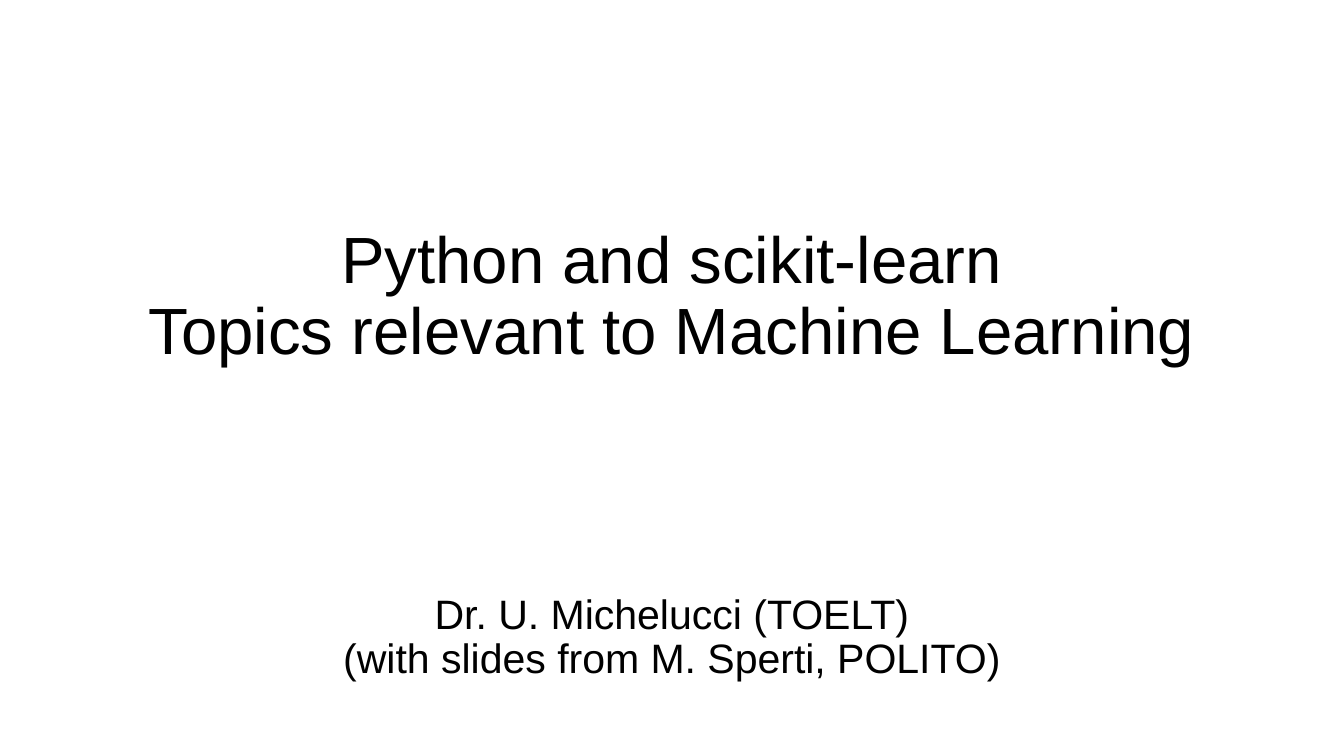
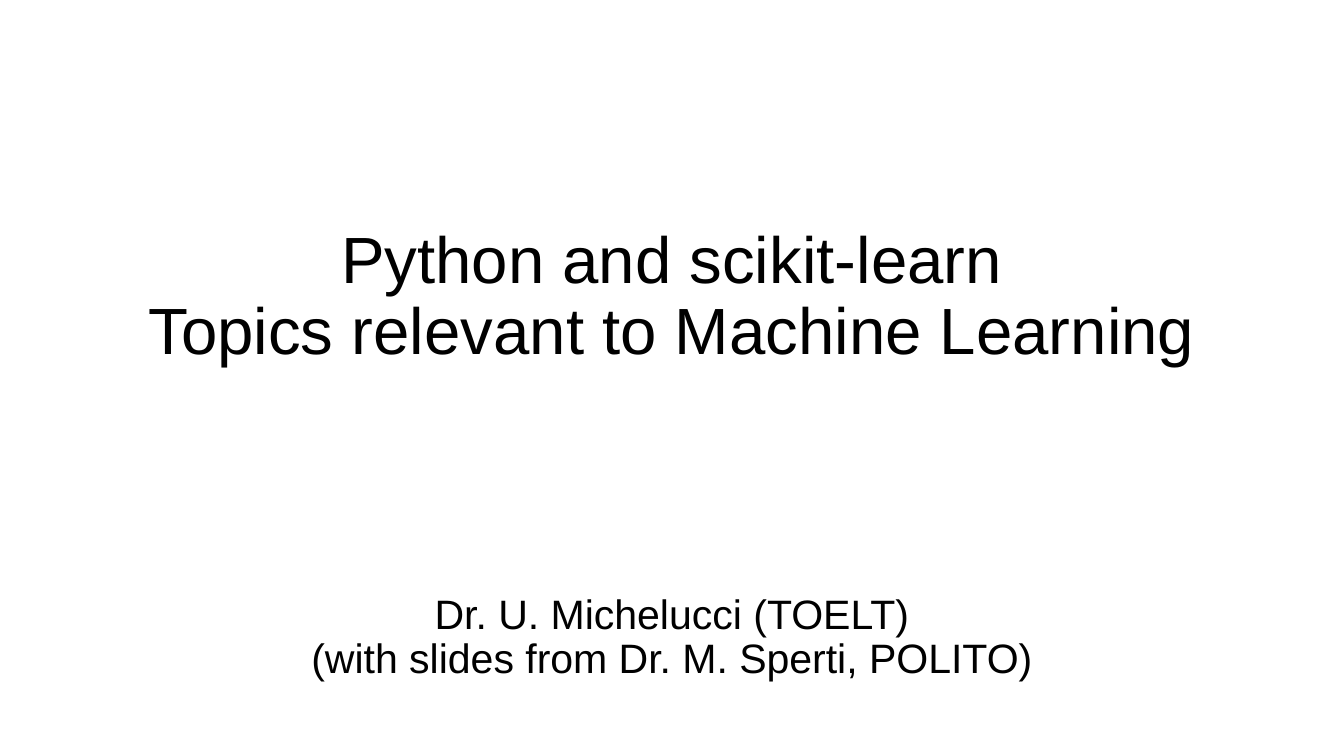
Before and after one commit to toelt-llc/Summer-lectures-unipa-toelt, a slide deck: slide 1 of Presentations/10 - Introduction Python and Scikit-learn.pptx. Drawn at 1344x756 pixels with LibreOffice and Linux fonts; fonts in the diff are those of the drawing. Boxes give left, top, right and bottom in pixels: in the first picture for what was removed or moved away, otherwise in the second. Text is boxed around its words. In the diff, an @@ line names an element or a change of style, - is before the commit and + after.

```diff
--- a/Presentations/10 - Introduction Python and Scikit-learn.pptx
+++ b/Presentations/10 - Introduction Python and Scikit-learn.pptx
@@ text at (311,643,1032,682): text changed @@
-(with slides from M. Sperti, POLITO)
+(with slides from Dr. M. Sperti, POLITO)
```
Also in this commit, not shown: 1 other file.
